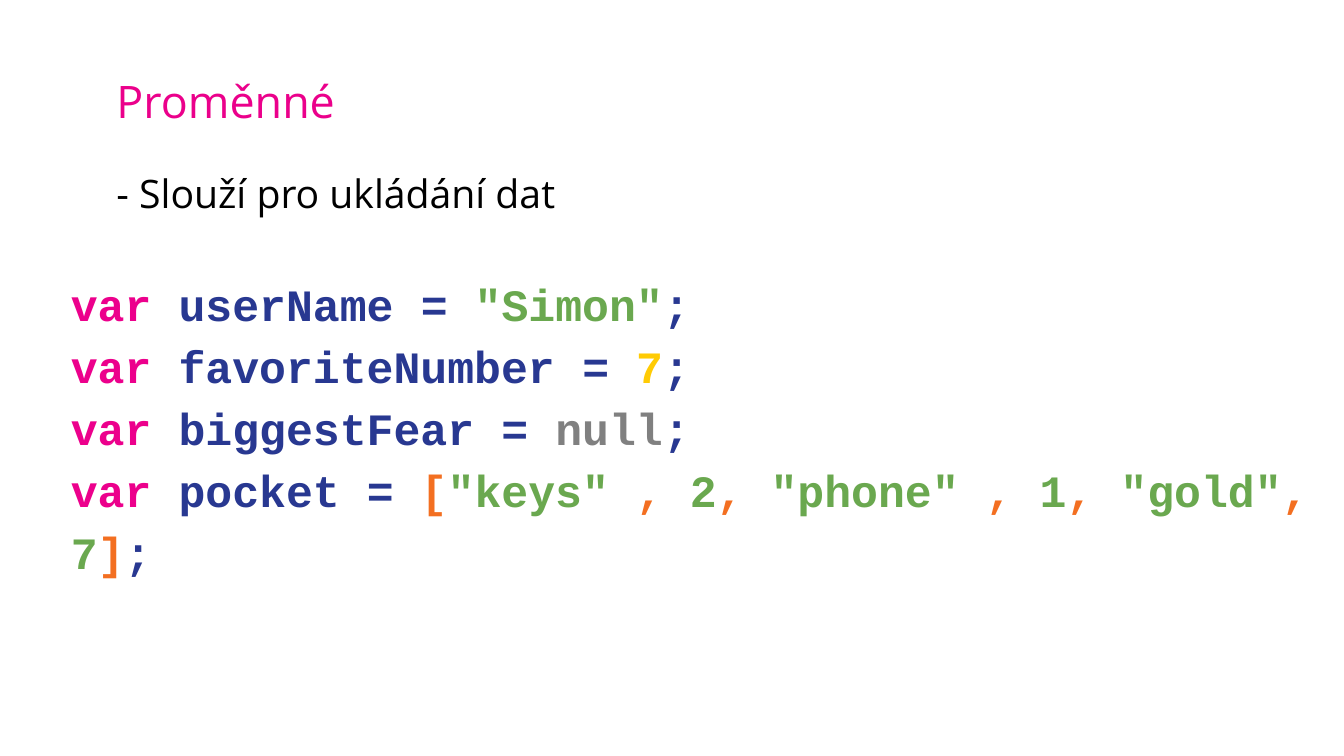
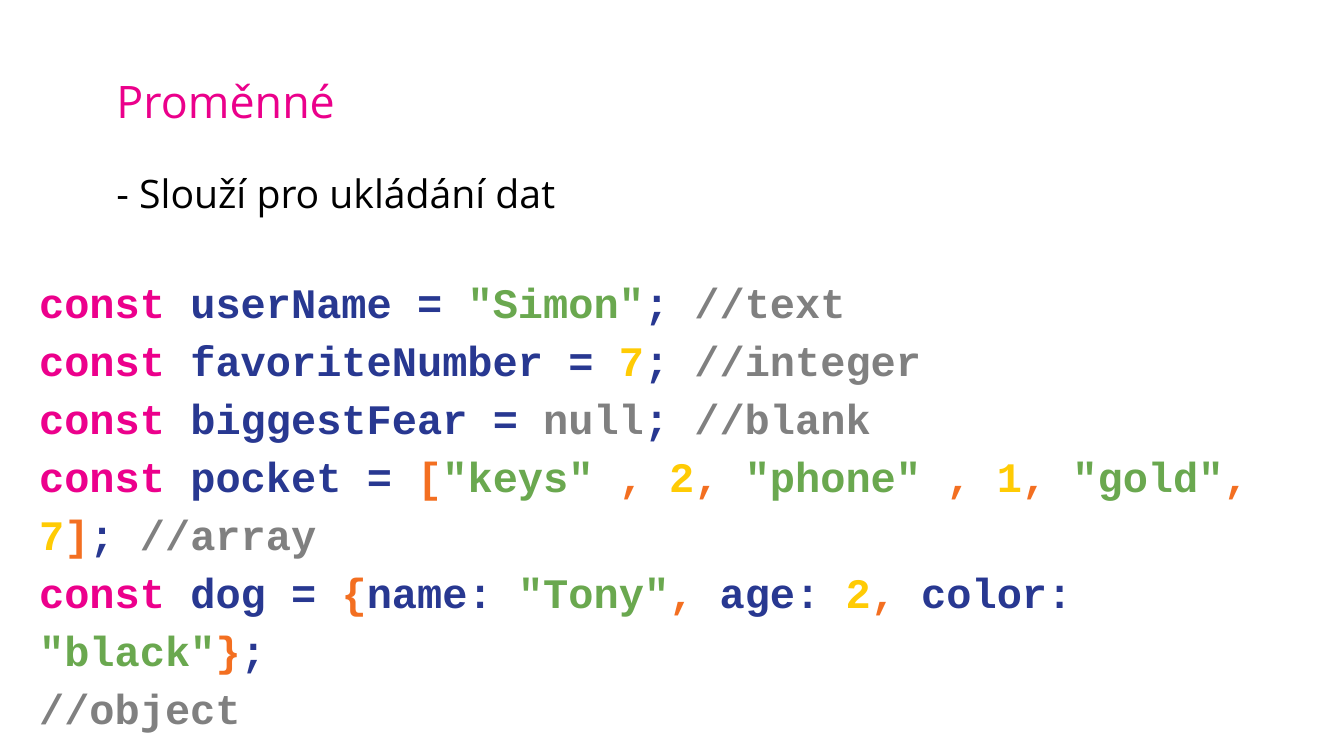
Before and after one commit to SimonB87/LetniSkola2020JS, a slide deck: slide 11 of JS-SB-LetnIskola2020.pptx. Drawn at 1344x756 pixels with LibreOffice and Linux fonts; fonts in the diff are those of the drawing; background and template pictures are left out. Boxes give left, top, right and bottom in pixels: in the first picture for what was removed or moved away, otherwise in the second. Text is boxed around its words. In the diff, an @@ line names an element or a change of style, - is before the commit and + after.

```diff
--- a/JS-SB-LetnIskola2020.pptx
+++ b/JS-SB-LetnIskola2020.pptx
@@ text at <box>39,288,1248,733</box>: text changed; size 32 to 30 pt @@
-var userName = "Simon";
-var favoriteNumber = 7;
-var biggestFear = null;
-var pocket = ["keys" , 2, "phone" , 1, "gold", 7];
+const userName = "Simon"; //text
+const favoriteNumber = 7; //integer
+const biggestFear = null; //blank
+const pocket = ["keys" , 2, "phone" , 1, "gold", 7]; //array
+const dog = {name: "Tony", age: 2, color: "black"};
+//object
```
Also in this commit, not shown: 1 other slide changed, 10 slides added.
